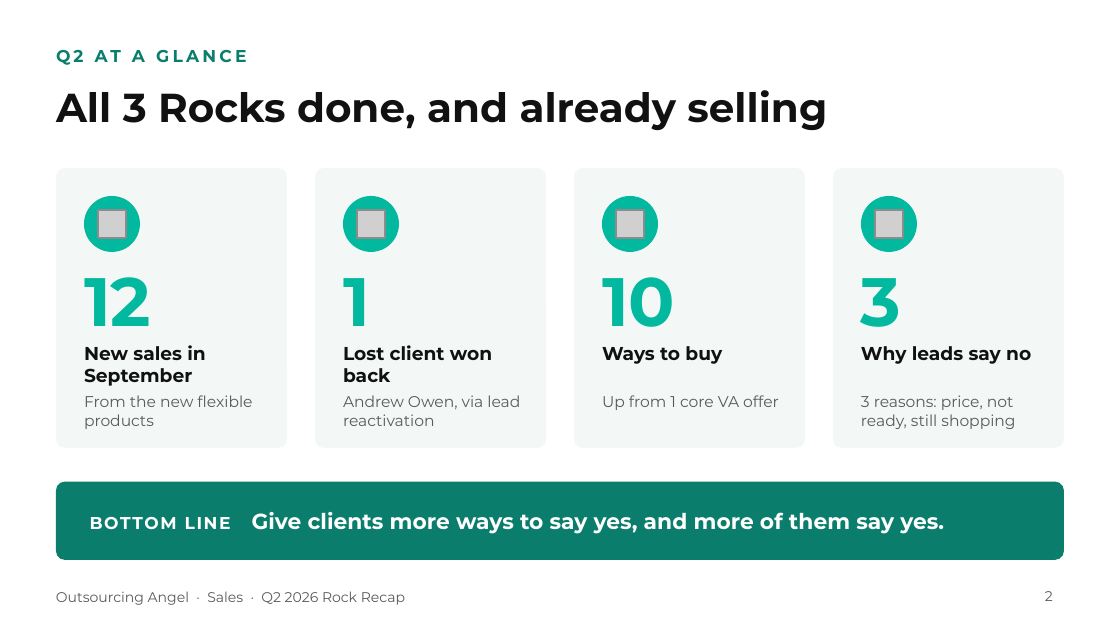
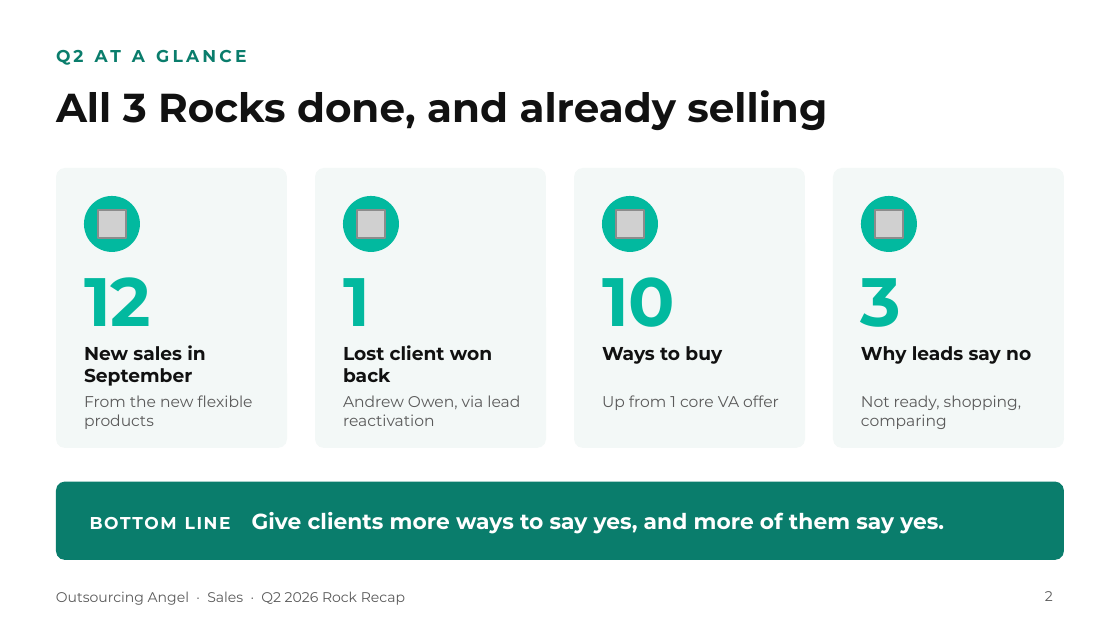
Before and after one commit to gail-gif/OA, a slide deck: slide 2 of OA_Q2_Sales_Rock_Recap_Refined.pptx. Drawn at 1120x630 pixels with LibreOffice and Linux fonts; fonts in the diff are those of the drawing; grey boxes stand for pictures. Boxes give left, top, right and bottom in pixels: in the first picture for what was removed or moved away, otherwise in the second. Text is boxed around its words. In the diff, an @@ line names an element or a change of style, - is before the commit and + after.

```diff
--- a/OA_Q2_Sales_Rock_Recap_Refined.pptx
+++ b/OA_Q2_Sales_Rock_Recap_Refined.pptx
@@ text at [861, 395, 1021, 429]: text changed @@
-3 reasons: price, not ready, still shopping
+Not ready, shopping, comparing
```
Also in this commit, not shown: 2 other slides changed.
